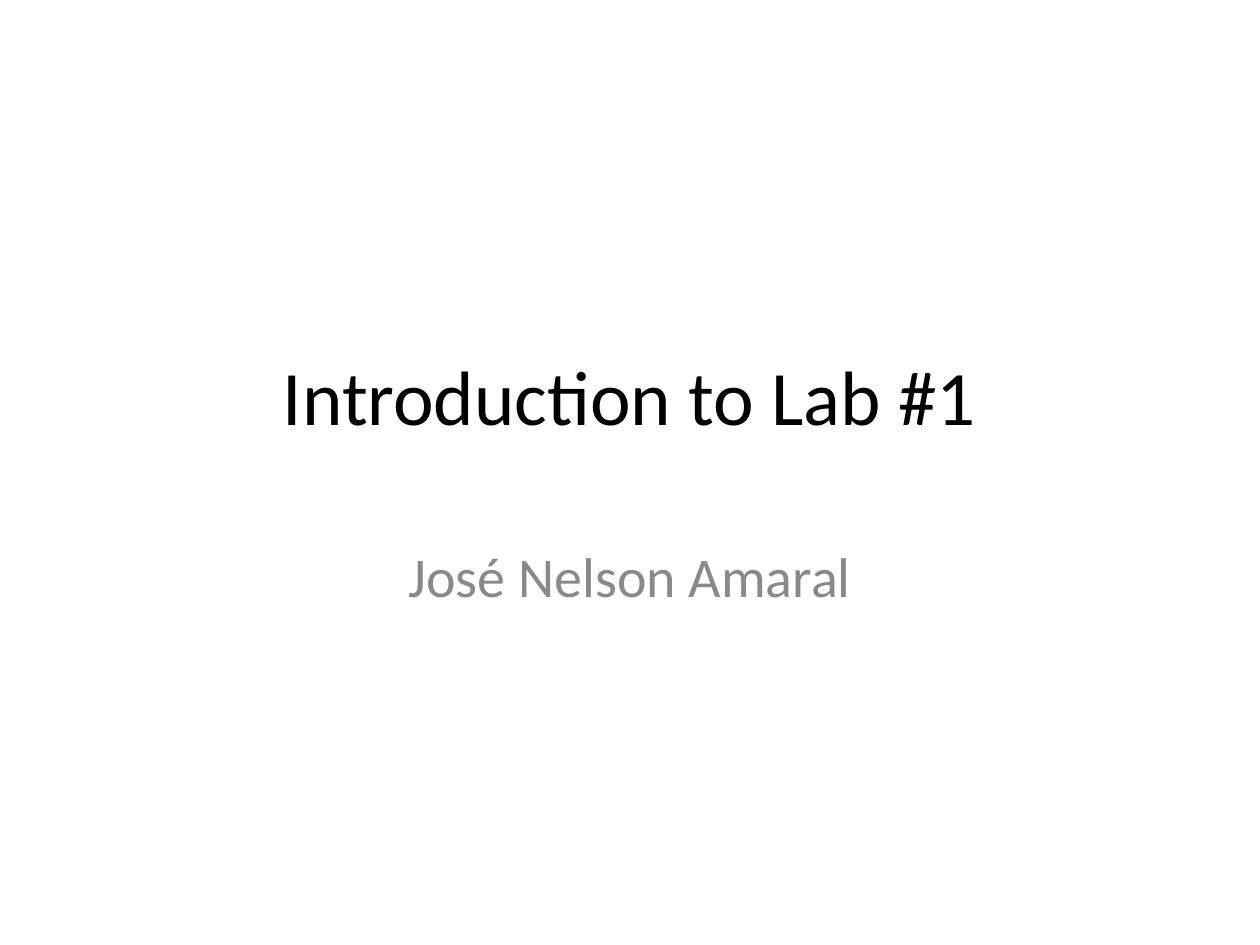
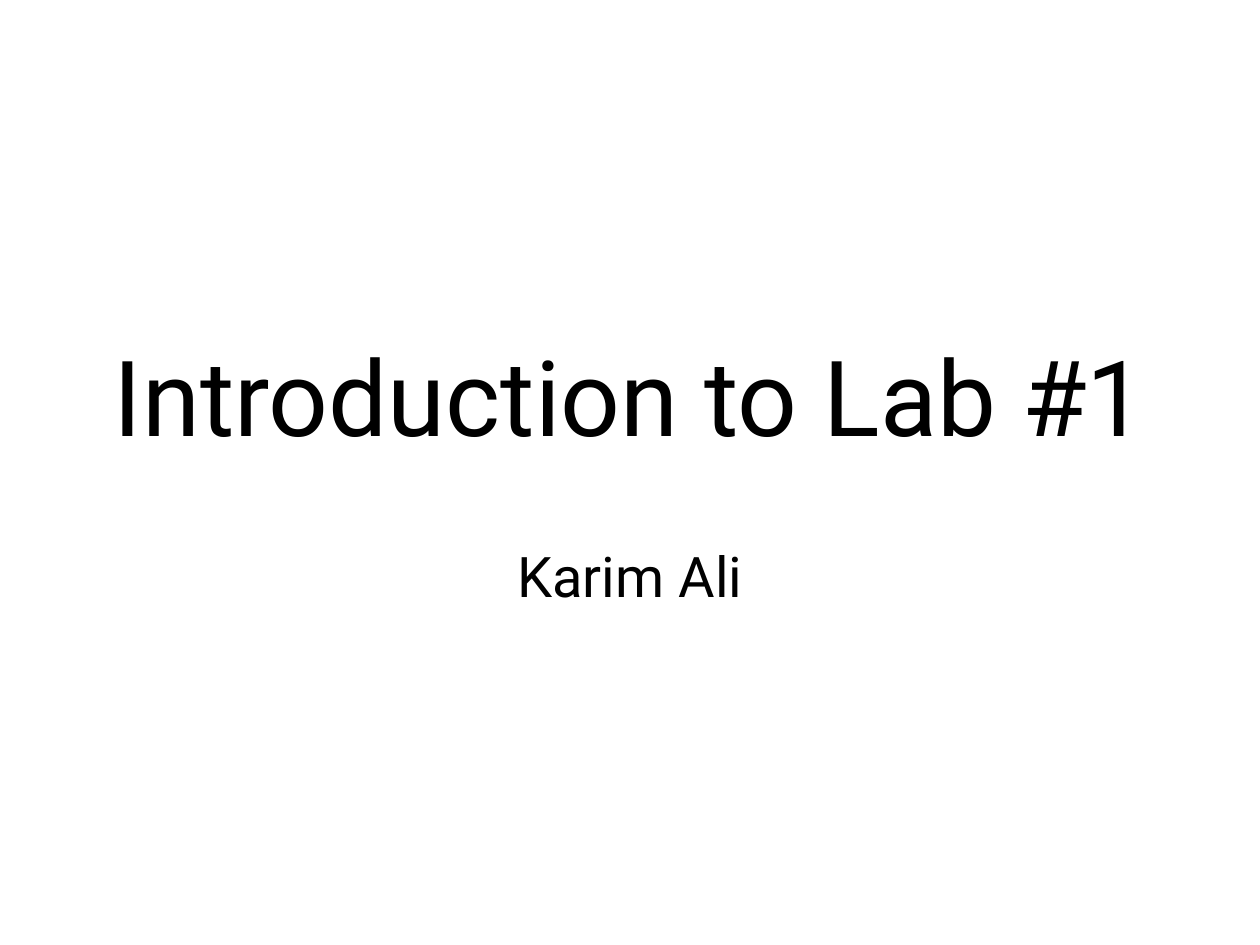
Before and after one commit to cmput229/Lab_Intro, a slide deck: slide 1 of resources/slides/class.pptx. Drawn at 1260x945 pixels with LibreOffice and Linux fonts; fonts in the diff are those of the drawing. Boxes give left, top, right and bottom in pixels: in the first picture for what was removed or moved away, otherwise in the second. Text is boxed around its words. In the diff, an @@ line names an element or a change of style, - is before the commit and + after.

```diff
--- a/resources/slides/class.pptx
+++ b/resources/slides/class.pptx
@@ title "Introduction to Lab #1" at (x1=114, y1=357, x2=1146, y2=437): size 44 to 60 pt, font Calibri to Roboto @@
@@ text at (x1=517, y1=555, x2=743, y2=598): text changed; font Calibri to Roboto; text colour #898989 to #000000 @@
-José Nelson Amaral
+Karim Ali
```
Also in this commit, not shown: 14 other slides changed, 1 other file.
